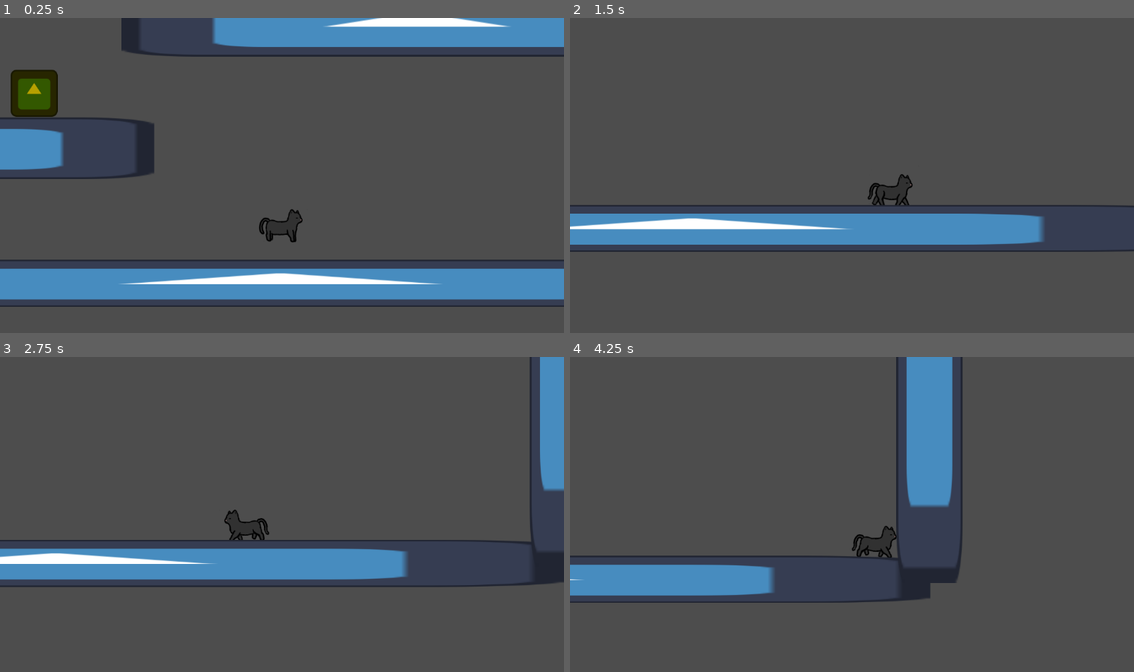
Above: before the commit, frames 1-4 (two rows, left to right).
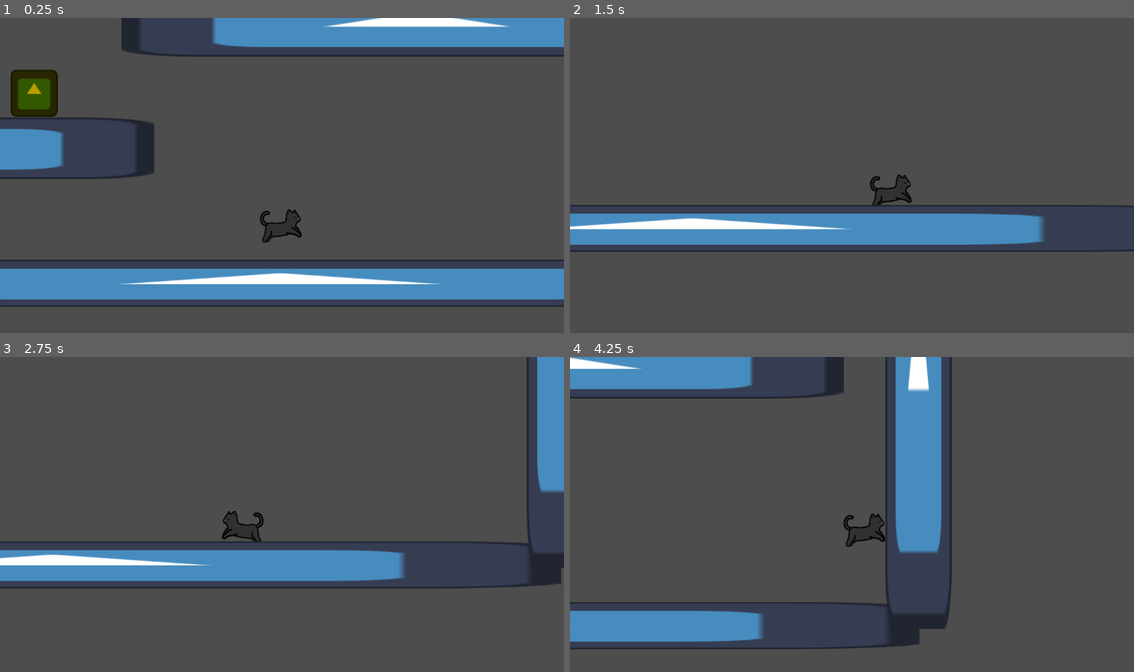
Above: after the commit, the same moments.

Repository: fuzzlea/5-Day-Game-Challenge
Game: Godot game, scene res://Scenes/Test/test.tscn
Same seed, same stepped clock (60 frames per second), same inputs: the game is played once before the commit and once after it. The engine's default icon, where the game draws it, is replaced by a stand-in: a white triangle on a blue panel in a dark square.
Inputs:
- Up to frame 1 (0.25 s): no input
- Up to frame 2 (1.5 s): hold D (Player-MoveRight) from 0.53 s (still down); tap J (Player-Mele) at 0.6 s; tap Space (Player-Jump) at 0.77 s; tap K (Player-Range) at 0.8, 1.35 s
- Up to frame 3 (2.75 s): tap Space (Player-Jump) at 1.52 s; tap H (Player-Roll, bound only after the commit) at 1.55, 2.1 s; release D (Player-MoveRight) at 2.03 s; hold A (Player-MoveLeft) from 2.03 s (still down); tap J (Player-Mele) at 2.3 s
- Up to frame 4 (4.25 s): release A (Player-MoveLeft) at 2.78 s; hold D (Player-MoveRight) from 2.78 s (still down); tap J (Player-Mele) at 2.85 s; tap Space (Player-Jump) at 3.02, 3.77 s; tap K (Player-Range) at 3.05, 3.6 s; tap H (Player-Roll, bound only after the commit) at 3.8 s

The runs differ from the first frame. In frame 1, 0.3% of the frame differs, in the area x 45-54%, y 60-72%; in frame 2, 0.3%; in frame 3, 3.9%; in frame 4, 19%, in the area x 0-70%, y 0-93%.

Commit message:
State machine

Diff:
--- a/Scripts/Player/Player.gd
+++ b/Scripts/Player/Player.gd
@@ -24,16 +24,19 @@
 
 # Onready
 
-@onready var DamageComponentScene : PackedScene = preload("res://Scenes/Components/DamageComponent.tscn")
+@onready var DamageComponentScene: PackedScene = preload("res://Scenes/Components/DamageComponent.tscn")
 
 # Exports
+
+@export_subgroup("Stats")
+@export var State: String
 
 @export_subgroup("Init Stats")
 @export var Health: float = 100.0
 @export var MeleDamage: float = 10.0
-@export var MeleDamageRadius : float = 100.0
+@export var MeleDamageRadius: float = 100.0
 @export var RangedDamage: float = 5.0
-@export var RangedBullet : String = "Regular"
+@export var RangedBullet: String = "Regular"
 
 @export_subgroup("Components")
 @export var c_BodyComponent: BodyComponent
@@ -54,21 +57,29 @@
 
 var speed = 600.0
 var jump_force = -1000.0
+var roll_force = 2500.0
 var accel = 0.25
 var dir = 1
 var prevDir = 1
 
-var jumping = false :
-	set(v):
-		jumping = v
-		if v: current_animation = "jump"
-		else: current_animation = "idle"
+var jumping = false
+var in_air = false
+var climbing = false
+var running = false
+var idle = true
+var attacking = false
+var attacking_mele = false
+var attacking_ranged = false
+var rolling = false
 
 var gravity = ProjectSettings.get_setting("physics/2d/default_gravity")
 
+var rolling_timer = 0
+var rolling_timer_threshold = 0.35
+
 var air_jumps = 1
+var air_jump_boost = 1.15
 var current_air_jumps = 0
-var air_jump_boost = 1.15
 
 var wall_jumps = 0
 
@@ -92,32 +103,44 @@
 # Inputs
 
 func handle_inputs(delta: float):
-	if mele_cooldown > 0:
-		mele_cooldown -= delta
-		mele_cooldown = clampf(mele_cooldown, 0, mele_cooldown_threshold)
+
+	mele_cooldown -= delta
+	mele_cooldown = clampf(mele_cooldown, 0, mele_cooldown_threshold)
+
+	rolling_timer -= delta
+	rolling_timer = clampf(rolling_timer, 0, rolling_timer_threshold)
+
 	if ranged_cooldown > 0:
 		ranged_cooldown -= delta
 		ranged_cooldown = clampf(ranged_cooldown, 0, ranged_cooldown_threshold)
 
 	if Input.is_action_just_pressed("Player-Mele"):
 		if mele_cooldown != 0: return
+
 		mele_attack()
 		mele_cooldown = mele_cooldown_threshold
 
 	if Input.is_action_just_pressed("Player-Range"):
 		if ranged_cooldown != 0: return
+
 		ranged_attack()
 		ranged_cooldown = ranged_cooldown_threshold
 
+	if Input.is_action_just_pressed("Player-Roll"):
+		roll()
+
+	attacking = attacking_mele or attacking_ranged
+
 # Attacks
 
 func mele_attack():
-
-	if not DamageComponentScene.can_instantiate(): return
-
-	var newDamage : DamageComponent = DamageComponentScene.instantiate()
-	var newCollisionShape : CollisionShape2D = CollisionShape2D.new()
-	var newCircleShape : CircleShape2D = CircleShape2D.new()
+	if not DamageComponentScene.can_instantiate() or attacking_ranged: return
+
+	attacking_mele = true
+
+	var newDamage: DamageComponent = DamageComponentScene.instantiate()
+	var newCollisionShape: CollisionShape2D = CollisionShape2D.new()
+	var newCircleShape: CircleShape2D = CircleShape2D.new()
 
 	newDamage.add_child(newCollisionShape)
 
@@ -127,41 +150,72 @@
 
 	get_tree().current_scene.add_child(newDamage)
 
-	newDamage.position = self.position + Vector2(prevDir * 100,0)
+	newDamage.position = self.position + Vector2(prevDir * 100, 0)
 
 	newDamage.init(self, MeleDamage)
 
 	await get_tree().create_timer(0.1).timeout
 
+	attacking_mele = false
+
 	if newDamage: newDamage.free()
 
 func ranged_attack():
-
-	if RangedBullet == null or RangedBullet == "": return
-
-	var newBulletScene : PackedScene = load("res://Scenes/Player/Bullets/" + RangedBullet + ".tscn")
-	var newBullet : Bullet = newBulletScene.instantiate()
+	if RangedBullet == null or RangedBullet == "" or attacking_mele: return
+
+	attacking_ranged = true
+
+	var newBulletScene: PackedScene = load("res://Scenes/Player/Bullets/" + RangedBullet + ".tscn")
+	var newBullet: Bullet = newBulletScene.instantiate()
 
 	get_tree().current_scene.add_child(newBullet)
 
 	newBullet.create(self, self.position + Vector2(prevDir * 50.0, 0), prevDir)
 
+	await get_tree().create_timer(ranged_cooldown_threshold).timeout
+
+	attacking_ranged = false
+
 # Movement
 
+func roll():
+
+	if rolling_timer != 0: return
+	if not running: return
+	if climbing: return
+
+	rolling = true
+	velocity += Vector2(dir * roll_force, jump_force / 2)
+
+	rolling_timer = rolling_timer_threshold
+
+	await get_tree().create_timer(rolling_timer_threshold).timeout
+
+	rolling = false
+
 func handle_movement(delta: float):
+
 	if not is_on_floor():
 		velocity.y += gravity * delta
+		in_air = true
 	else:
-		if jumping: Landed.emit()
+		if jumping: jumping = false; Landed.emit()
+
+		in_air = false
+
 		current_air_jumps = air_jumps
 		coyote_timer = coyote_timer_threshold
 
-	if is_on_wall():
+	if is_on_wall() and in_air:
 		wall_jumps = 1
 		WallJumpReady.emit()
 
+		climbing = true
+	else: climbing = false
+
 	if coyote_timer > 0:
 		coyote_timer -= delta
+
 	if jump_buffer_timer > 0:
 		jump_buffer_timer -= delta
 
@@ -176,6 +230,8 @@
 
 			Jump.emit()
 
+			jumping = true
+
 		elif current_air_jumps > 0:
 			velocity.y = jump_force * air_jump_boost
 			current_air_jumps -= 1
@@ -183,6 +239,8 @@
 
 			AirJump.emit()
 
+			jumping = true
+
 		elif wall_jumps > 0:
 			velocity.y = jump_force * air_jump_boost
 			wall_jumps -= 1
@@ -190,33 +248,70 @@
 
 			WallJump.emit()
 
+			jumping = true
+
 	dir = Input.get_axis("Player-MoveLeft", "Player-MoveRight")
 
 	if dir:
-
 		prevDir = dir
+
 		velocity.x = lerp(velocity.x, dir * speed, accel)
+		running = true
 
 		if dir == -1: $AnimatedSprite2D.flip_h = true
 		else: $AnimatedSprite2D.flip_h = false
+
 	else:
 		velocity.x = lerp(velocity.x, dir * speed, accel)
-
-#
-
-# Animations
+		running = false
+
+	if not jumping and not in_air and not running: idle = true
+	elif jumping or in_air or running: idle = false
+
+#
+
+# Animations & State
+
+func handle_state():
+
+	if rolling:
+		State = "roll"
+		return
+
+	if attacking:
+
+		if attacking_mele:
+			State = "attack_mele"
+
+		if attacking_ranged:
+			State = "attack_ranged"
+
+		return
+
+	if climbing:
+		State = "climb"
+		return
+
+	if idle:
+		State = "idle"
+		return
+
+	if jumping:
+		State = "jump"
+		return
+
+	if in_air and not jumping:
+		State = "fall"
+		return
+
+	if running:
+		State = "run"
+
 
 func handle_animations():
-
-	if current_animation == "jump": $AnimatedSprite2D.animation = current_animation; $AnimatedSprite2D.play(); return
-
-	if dir == 0 and is_on_floor():
-		current_animation = "idle"
-
-	if dir != 0 and is_on_floor():
-		current_animation = "run"
-
-	$AnimatedSprite2D.animation = current_animation
+	#if State == "": return
+	return
+	$AnimatedSprite2D.animation = State
 	$AnimatedSprite2D.play()
 
 ## Connectors
@@ -226,8 +321,11 @@
 func _physics_process(delta: float) -> void:
 	handle_movement(delta)
 	handle_inputs(delta)
+	handle_state()
 	handle_animations()
 
+	print(State)
+
 	move_and_slide()
 
 #
@@ -235,7 +333,7 @@
 # Signals
 
 func signal_Jump():
-	jumping = true
+	pass
 
 func signal_WallJump():
 	pass
@@ -247,7 +345,7 @@
 	pass
 
 func signal_Landed():
-	jumping = false
+	pass
 
 func signal_WallJumpReady():
 	pass
--- a/project.godot
+++ b/project.godot
@@ -49,6 +49,11 @@
 "events": [Object(InputEventKey,"resource_local_to_scene":false,"resource_name":"","device":-1,"window_id":0,"alt_press …(192 unchanged characters)…
 ]
 }
+Player-Roll={
+"deadzone": 0.2,
+"events": [Object(InputEventKey,"resource_local_to_scene":false,"resource_name":"","device":-1,"window_id":0,"alt_pressed":false,"shift_pressed":false,"ctrl_pressed":false,"meta_pressed":false,"pressed":false,"keycode":0,"physical_keycode":72,"key_label":0,"unicode":104,"location":0,"echo":false,"script":null)
+]
+}
 
 [physics]
 
